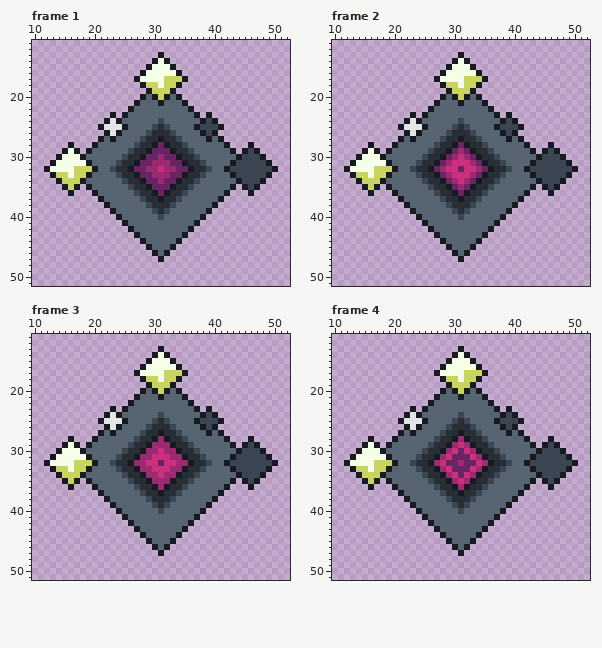
Two versions of one pixel-art file, Game Off Game Jam Prototype/Assets/Textures/KeyTotem/Key_Pedestal.aseprite. The first picture shows the starting point.
64x64 pixels, 6 frames. Shown: frame 1: x 10..52, y 11..51; frame 2: x 10..52, y 11..51; frame 3: x 10..52, y 11..51; frame 4: x 10..52, y 11..51. The commit also changed other frames, which this record leaves out.
New version:
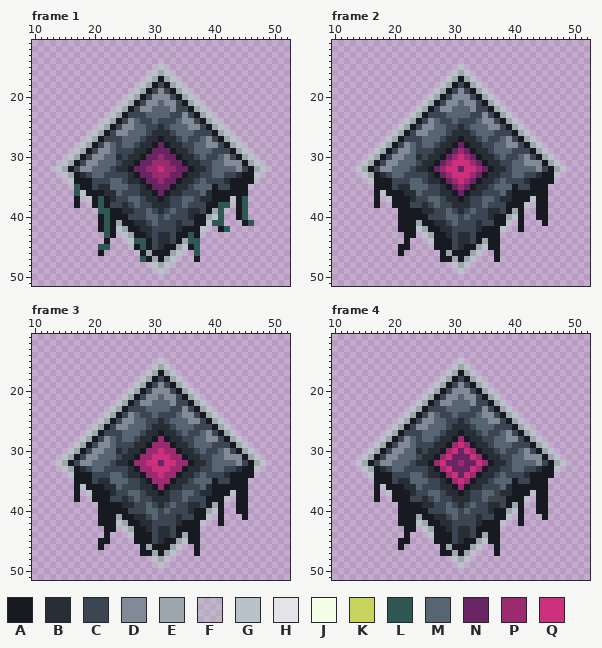
Palette (. is transparent): A #171a20  B #272e36  C #3b4652  D #818a96  E #9da6ad  F #b9c2c861  G #b9c2c8  H #e3e4e8  J #f5ffe8  K #c8d45d  L #2f5753  M #576573  N #692464  P #9c2a70  Q #cc2f7b
The exact change:
layer "Layer 3" opacity 100% -> 38%
layer "Layer 4" removed
Changed rows in their new state; - is an unchanged pixel.
Frame 1:
first column x 12:
13 -------------------.-------------------
14 ------------------.F.------------------
15 -----------------.FGF.-----------------
16 ----------------.FGEGF.----------------
17 ---------------.FGEAEGF.---------------
18 ---------------FGEACAEGF---------------
19 --------------FGE-CDC-EGF--------------
20 -------------FGE-CDDDC-EGF-------------
21 ------------FGE-CDDMDDC-EGF------------
22 -----------FGE-CDD---DCC-EGF-----------
23 ----------FGE-CCC----CCDC-EGF----------
24 ---------FGE-CD-CC--CC-DDC-EGF---------
25 --------FGEACDD--C------DD-AEGF--------
26 -------FGE-CDD-----------CC--EGF-------
27 ------FGE-CCC-----------CC-DC-EGF------
28 ----.FGE-CD-C-----------C--DDC-EGF.----
29 ---.FGE-CDD-CC--------------CCC-EGF.---
30 --.FGE-CDD--B--------------CC-DC-EGF.--
31 -.FGEACDD------------------C--DDDAEGF.-
32 .FGEACDDM---------------------MMD-AEGF.
33 -.FGEABC--CC-C-------------C--CCBAAGF.-
34 --.FGA-ACCC----------------CCCBA-AAF.--
35 ---.FLA-CBB----C------------ACC-A-F.---
36 ----.LGA-ABB-CC---------CC-BAA-AAA.----
37 -----AFGALABCC-------C---CBBA-AGAL-----
38 -----A-FAL-CCBC-C-----C-CCCA-LLFAL-----
39 --------FLL-ABBCC-----CCBBC-ELF-AL-----
40 ---------ALA-ACCC----CCCBA-EGL--AL-----
41 ---------ALAE-ABBC-CCCBCC-AGLL---AL----
42 ---------ALAGE-ABBCCCCBA-AGF-AL--------
43 ----------LAFGE-ABCBBCA-LAF------------
44 ----------A--FGLLACBBC-ELL-------------
45 ---------LL---FAL-CBA-EGAL-------------
46 ---------A-----FAE-A-EGF-L-------------
47 ----------------LAE-EGF--A-------------
48 -----------------FGEGF-----------------
49 ------------------FGF------------------
50 -------------------F-------------------
Frame 2:
first column x 12:
13 -------------------.-------------------
14 ------------------...------------------
15 -----------------..G..-----------------
16 ----------------..GEG..----------------
17 ---------------..GEAEG..---------------
18 ----------------GEACAEG----------------
19 ---------------GE-CDC-EG---------------
20 --------------GE-CDDDC-EG--------------
21 -------------GE-CDDMDDC-EG-------------
22 ------------GE-CDD---DCC-EG------------
23 -----------GE-CCC----CCDC-EG-----------
24 ----------GE-CD-CC--CC-DDC-EG----------
25 ---------GEACDD--C------DD-AEG---------
26 --------GE-CDD-----------CC--EG--------
27 -------GE-CCC-----------CC-DC-EG-------
28 ----.-GE-CD-C-----------C--DDC-EG-.----
29 ---..GE-CDD-CC--------------CCC-EG..---
30 --..GE-CDD--B--------------CC-DC-EG..--
31 -..GEACDD------------------C--DDDAEG..-
32 ..GEACDDM---------------------MMD-AEG..
33 -..GEABC--CC-C-------------C--CCBAAG..-
34 --..GA-ACCC----------------CCCBA-AA..--
35 ---..-A-CBB----C------------ACC-A-..---
36 ----.AGA-ABB-CC---------CC-BAA-AAA.----
37 -----A-GA-ABCC-------C---CBBA-AGAA-----
38 -----A--AA-CCBC-C-----C-CCCA-AG-AA-----
39 ---------AA-ABBCC-----CCBBC-EA--AA-----
40 ---------AAA-ACCC----CCCBA-EGA--AA-----
41 ---------AAAE-ABBC-CCCBCC-AG-A---A-----
42 ---------AAAGE-ABBCCCCBA-AG--A---------
43 ----------AA-GE-ABCBBCA-AA-------------
44 ----------A---GA-ACBBC-EAA-------------
45 ---------AA----AA-CBA-EGAA-------------
46 ---------A------AE-A-EG--A-------------
47 ----------------AAE-EG---A-------------
48 ------------------GEG------------------
49 -------------------G-------------------
Frame 3: the same change as frame 2
Frame 4: the same change as frame 2
Changed places in both pictures, as pixel boxes (x1, y1, x2, y2):
changed: (44, 52, 278, 280)
changed: (344, 52, 578, 274)
changed: (44, 346, 278, 568)
changed: (344, 346, 578, 568)
